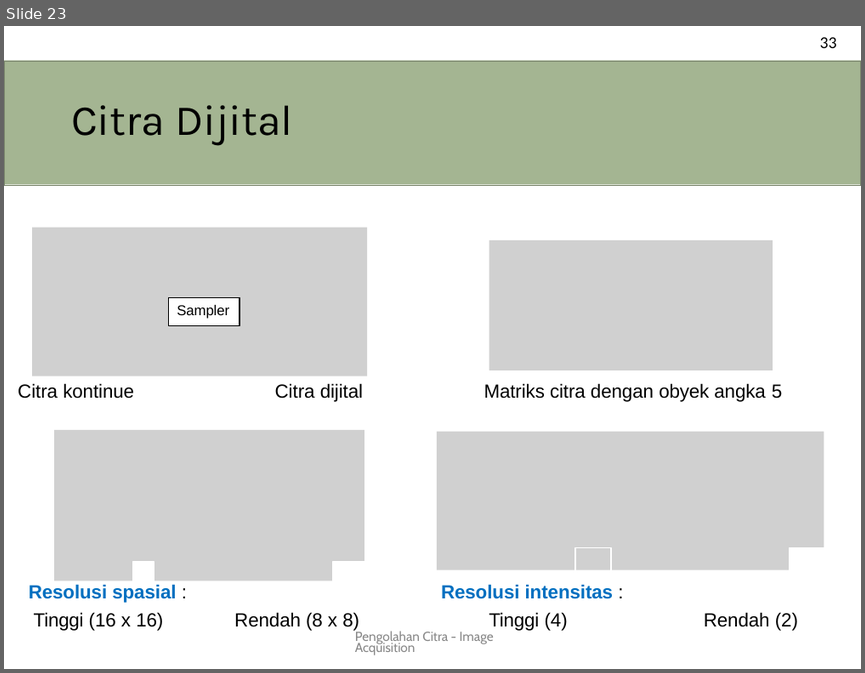
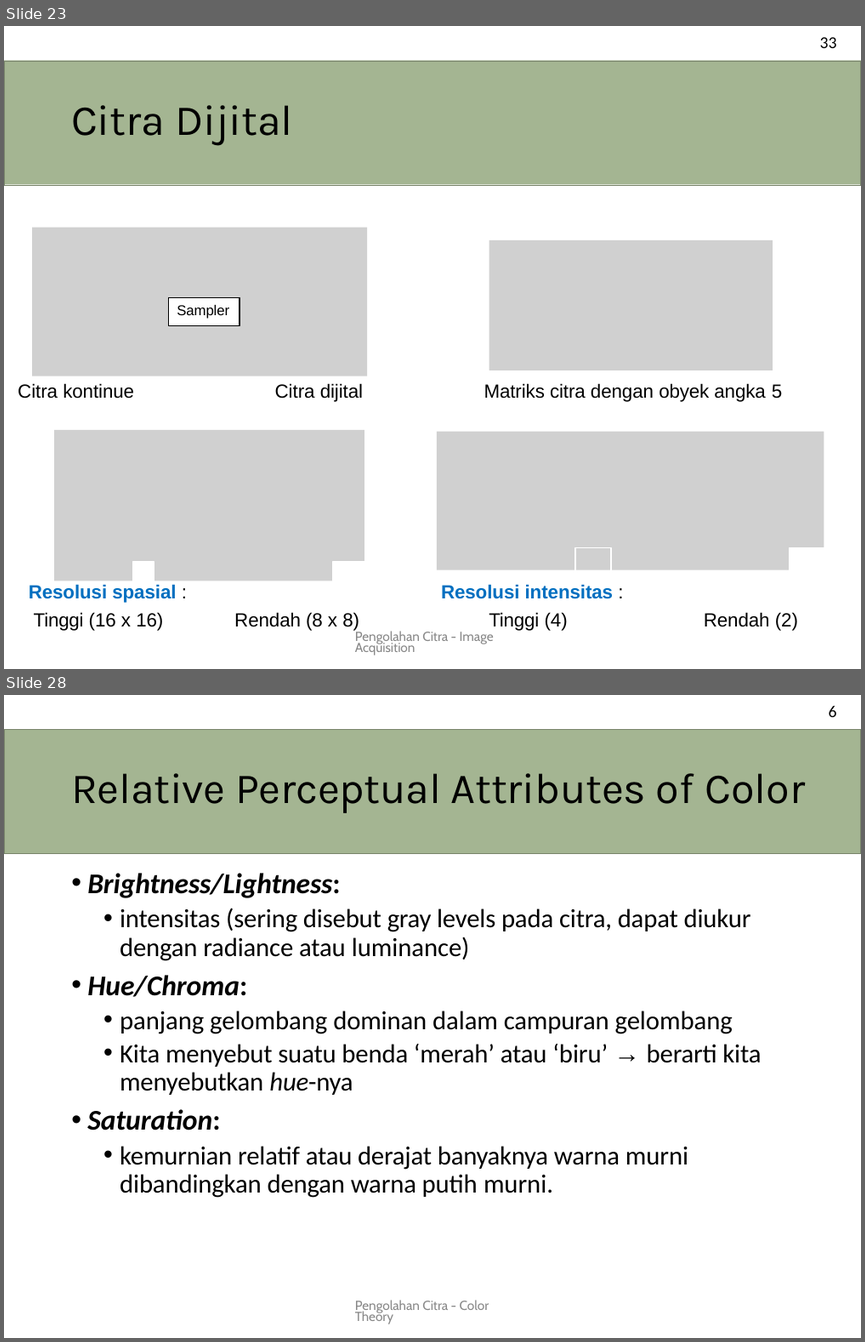
Before and after one commit to novalassalam/comvis, a slide deck: pencit.pptx. Shown one above the other, each under a label of ours: slide 23 before the commit, slides 23 and 28 after it; the slides between them are not shown. The pictures are 865x673 and 865x1342 pixels, drawn with LibreOffice and Linux fonts; fonts in the diff are those of the drawing; grey boxes stand for pictures. Boxes give left, top, right and bottom in pixels: in the first picture for what was removed or moved away, otherwise in the second. Text is boxed around its words. In the diff, an @@ line names an element or a change of style, - is before the commit and + after.

```diff
--- a/pencit.pptx
+++ b/pencit.pptx
@@ slide 28 added at (x1=4, y1=695, x2=861, y2=1338), background #FFFFFF @@
@@ text added at (x1=828, y1=705, x2=837, y2=717), 14 pt, text #000000 @@
+6
@@ title added at (x1=4, y1=729, x2=861, y2=853), fill #A4B592, outline #78846A 0.96 pt, 36 pt, text #000000 @@
+Relative Perceptual Attributes of Color
@@ text added at (x1=87, y1=873, x2=760, y2=1197), 22 pt, text #000000 @@
+• Brightness/Lightness:
+  • intensitas (sering disebut gray levels pada citra, dapat diukur dengan radiance atau luminance)
+• Hue/Chroma:
+  • panjang gelombang dominan dalam campuran gelombang
+  • Kita menyebut suatu benda ‘merah’ atau ‘biru’ → berarti kita menyebutkan hue-nya
+• Saturation:
+  • kemurnian relatif atau derajat banyaknya warna murni dibandingkan dengan warna putih murni.
@@ text added at (x1=355, y1=1299, x2=488, y2=1324), 11 pt, text #888888 @@
+Pengolahan Citra - Color Theory
```
Also in this commit, not shown: 29 other slides added.
